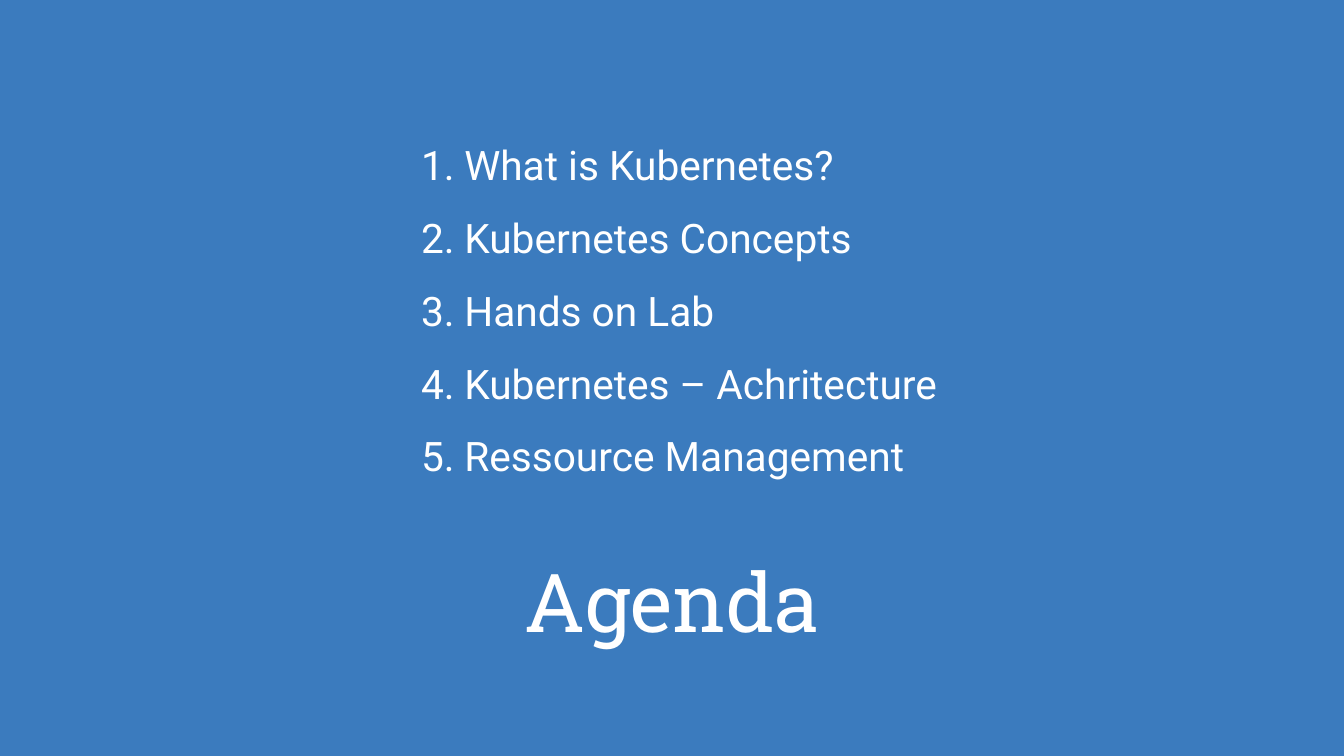
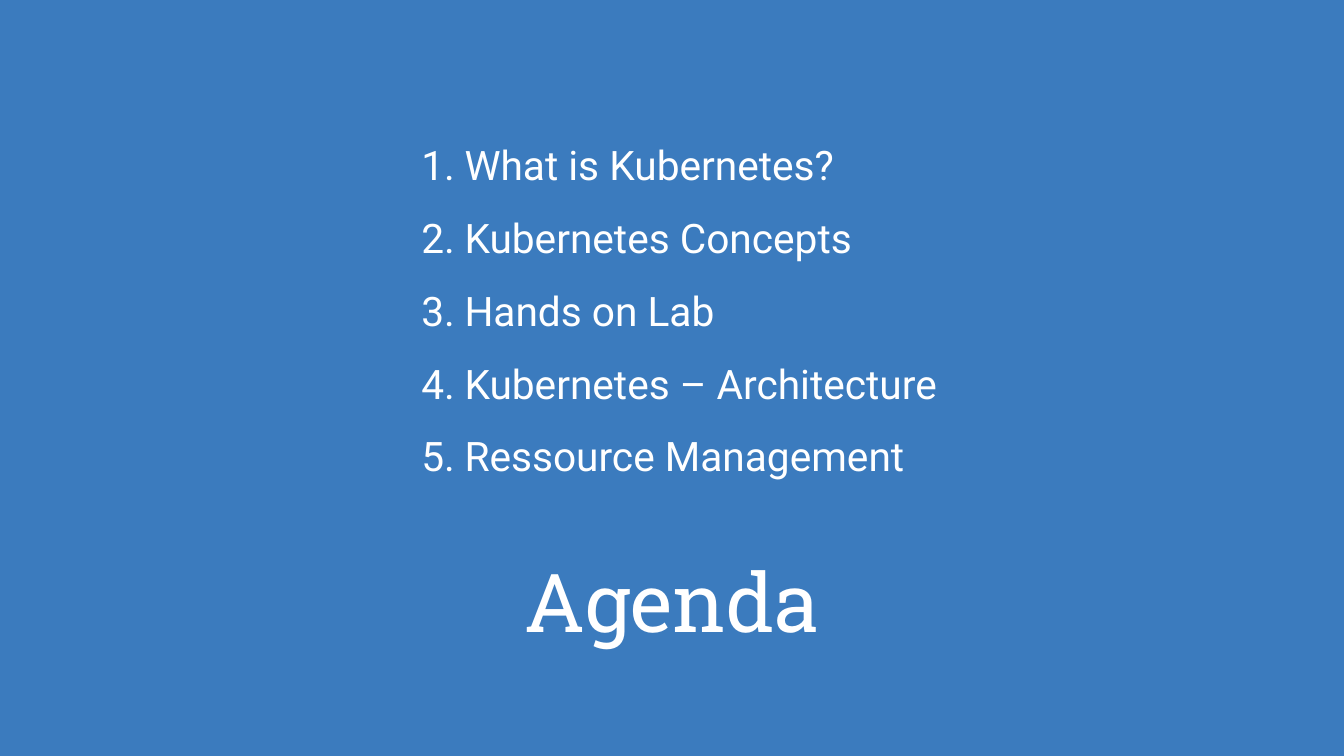
Before and after one commit to puzzle/kubernetes-techlab, a slide deck: slide 2 of presentation/introduction.odp. Drawn at 1344x756 pixels with LibreOffice and Linux fonts; fonts in the diff are those of the drawing; background and template pictures are left out. Boxes give left, top, right and bottom in pixels: in the first picture for what was removed or moved away, otherwise in the second. Text is boxed around its words. In the diff, an @@ line names an element or a change of style, - is before the commit and + after.

```diff
--- a/presentation/introduction.odp
+++ b/presentation/introduction.odp
@@ text at (x1=465, y1=368, x2=937, y2=400): text changed @@
-4. Kubernetes – Achritecture
+4. Kubernetes – Architecture
```
Also in this commit, not shown: 3 other slides changed, 3 other files.
